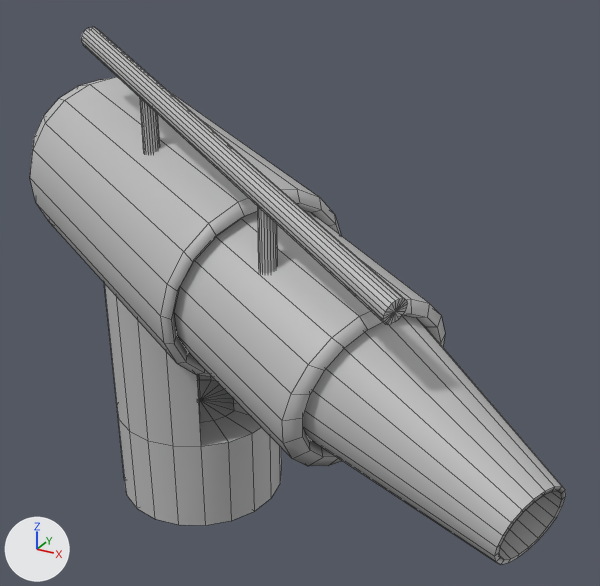
An edit to the FBX model GGJ19/Assets/Meshes/Spaceship/Harpoon Mount.fbx, drawn before and after from the same camera.
Before and after are seen from a camera (50 mm lens) standing at (2.09, -3.25, 1.83) and looking at (0.2, 0.19, 0.11). Every picture has the same lights, and +X, +Y and +Z are marked at lower left. Mesh edges are drawn as thin lines. Where no turn or scale is listed for an object, it has been applied to the vertices.

The scene before the commit, as lines of its bpy script (objects in view):
```python
me_mesh = bpy.data.meshes.new('Mesh')
me_mesh.from_pydata(...)  # 482 vertices, 572 faces; spans x -1.75..1.75, y -0.97..0.97, z -1.35..1.35
me_mesh.materials.append(mat_lambert1)  # grey #bcbcbc
ob_harpoon_mount = bpy.data.objects.new('Harpoon_Mount', me_mesh)
ob_harpoon_mount.location = (-0.011, 0.079, 0.0)
```
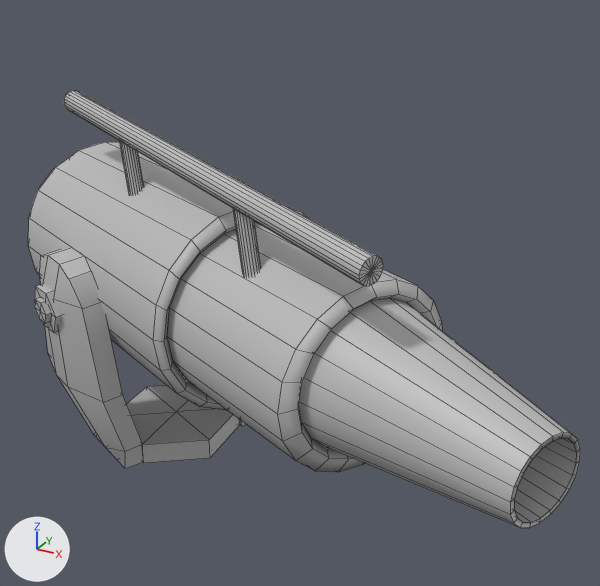
Commit message: Updated Harpoon Mount Mesh

Boxes [x1, y1, x2, y2] around the edits, measured in the pictures (600 x 586 px; the box of a moved part takes in the faces that stretch with it):
'Harpoon_Mount', reshaped, moved (19% shorter)
    before: [30, 27, 566, 564]
    after: [28, 91, 580, 528]
part 1 of me_mesh, added
    after: [127, 385, 240, 463]
part 2 of me_mesh, moved or reshaped
    before: [30, 77, 566, 564]
    after: [28, 142, 580, 528]
part 3 of me_mesh, moved or reshaped
    before: [258, 207, 278, 274]
    after: [233, 208, 261, 276]
part 4 of me_mesh, moved or reshaped
    before: [81, 27, 407, 324]
    after: [64, 91, 383, 286]
part 5 of me_mesh, moved or reshaped
    before: [140, 98, 160, 154]
    after: [120, 141, 144, 195]
part 6 of me_mesh, added
    after: [39, 248, 143, 469]
part 7 of me_mesh, added
    after: [35, 298, 50, 323]
part 8 of me_mesh, added
    after: [34, 284, 62, 333]
part 9 of me_mesh, deleted
    before: [104, 284, 282, 525]

The edits, one by one:
me_mesh is used by ob_harpoon_mount; location (-0.011, 0.079, 0.0).
me_mesh had 482 vertices, 572 faces and spanned x -1.75..1.75, y -0.97..0.97, z -1.35..1.35.
me_mesh now has 518 vertices, 606 faces and spans x -1.77..1.77, y -0.99..0.99, z -1.01..1.01.
me_mesh part 1: a new loose piece, a 6-sided cylinder along z spanning x -1.04..-0.33, y -0.16..0.61, z -1.01..-0.89, in mat_lambert1 (grey #bcbcbc).
me_mesh part 2: the loose piece of 242 vertices spanning x -1.75..1.75, y -0.97..0.97, z -0.4..1.05 is multiplied about its middle by the matrix ((0.982, 0.008, -0.188), (0.008, 0.997, 0.082), (0.188, -0.082, 0.979)), then moved by (-0.02, 0.01, -0.12).
me_mesh part 3: the loose piece of 42 vertices spanning x 0.34..0.42, y -0.52..-0.44, z 0.46..0.78 is multiplied about its middle by the matrix ((0.982, 0.008, -0.188), (0.008, 0.997, 0.082), (0.188, -0.082, 0.979)), then moved by (-0.09, 0.04, -0.01).
me_mesh part 4: the loose piece of 42 vertices spanning x -1.08..1.13, y -0.86..0.19, z 0.52..1.35 is multiplied about its middle by the matrix ((0.982, 0.008, -0.188), (0.008, 0.997, 0.082), (0.188, -0.082, 0.979)), then moved by (-0.14, 0.06, -0.1).
me_mesh part 5: the loose piece of 42 vertices spanning x -0.57..-0.49, y -0.13..-0.05, z 0.76..1.09 is multiplied about its middle by the matrix ((0.982, 0.008, -0.188), (0.008, 0.997, 0.082), (0.188, -0.082, 0.979)), then moved by (-0.12, 0.05, -0.22).
me_mesh part 6: a new loose piece of 40 vertices spanning x -1.26..-0.56, y -0.47..0.01, z -1.01..0.28, in mat_lambert1 (grey #bcbcbc).
me_mesh part 7: a new loose piece of 14 vertices spanning x -1.04..-0.9, y -0.49..-0.41, z -0.05..0.07, in mat_lambert1 (grey #bcbcbc).
me_mesh part 8: a new loose piece of 14 vertices spanning x -1.09..-0.83, y -0.49..-0.33, z -0.1..0.13, in mat_lambert1 (grey #bcbcbc).
Part 9, on me_mesh:
114 vertices are removed from x -1.05..-0.05, y -0.27..0.72, z -1.35..0.14.
132 faces are deleted.
Object 'Harpoon_Mount' (ob_harpoon_mount) moves from (-0.011, 0.079, 0.0) to (0.0, 0.0, 0.0).
